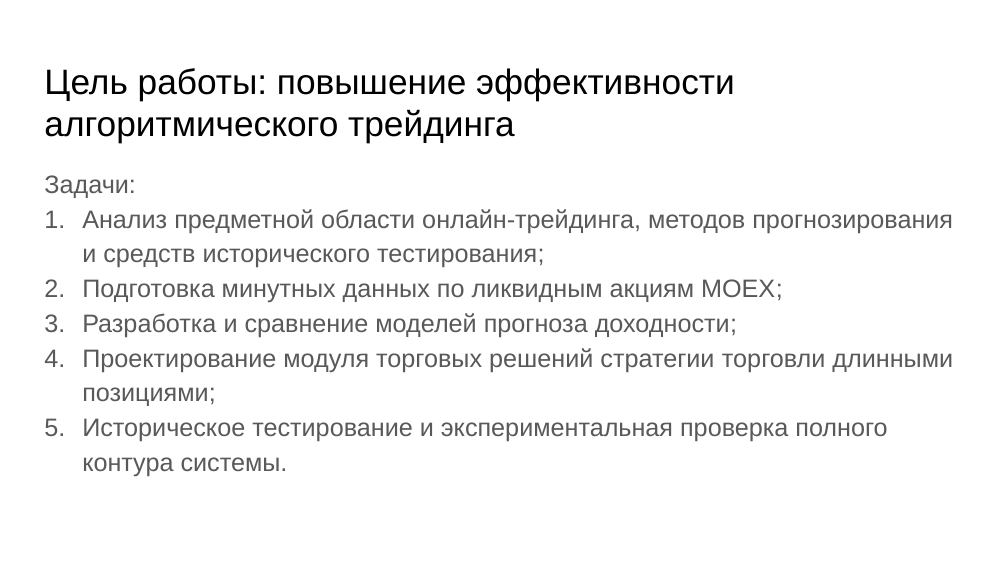
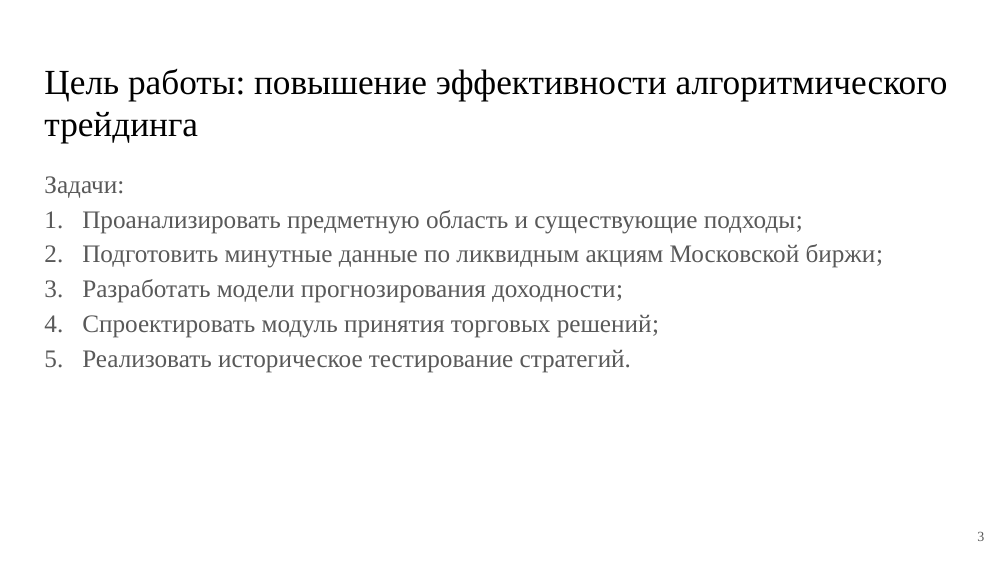
Before and after one commit to PetrovKirill00/BKP, a slide deck: slide 3 of Презентация.pptx. Drawn at 1008x567 pixels with LibreOffice and Linux fonts; fonts in the diff are those of the drawing. Boxes give left, top, right and bottom in pixels: in the first picture for what was removed or moved away, otherwise in the second. Text is boxed around its words. In the diff, an @@ line names an element or a change of style, - is before the commit and + after.

```diff
--- a/Презентация.pptx
+++ b/Презентация.pptx
@@ title "Цель работы: повышение эффективности алгоритмического ..." at (x1=44, y1=68, x2=948, y2=143): font Arial to Times New Roman @@
@@ text at (x1=44, y1=176, x2=124, y2=198): font Arial to Times New Roman in "Задачи:" @@
@@ text at (x1=82, y1=210, x2=883, y2=373): text changed; font Arial to Times New Roman @@
-1. Анализ предметной области онлайн-трейдинга, методов прогнозирования и средств исторического тестирования;
-2. Подготовка минутных данных по ликвидным акциям MOEX;
-3. Разработка и сравнение моделей прогноза доходности;
-4. Проектирование модуля торговых решений стратегии торговли длинными позициями;
-5. Историческое тестирование и экспериментальная проверка полного контура системы.
+1. Проанализировать предметную область и существующие подходы;
+2. Подготовить минутные данные по ликвидным акциям Московской биржи;
+3. Разработать модели прогнозирования доходности;
+4. Спроектировать модуль принятия торговых решений;
+5. Реализовать историческое тестирование стратегий.
@@ page number added at (x1=977, y1=532, x2=984, y2=541), 10 pt, text #595959 @@
+3
```
Also in this commit, not shown: 4 other slides changed, 7 slides added, 5 slides removed, 24 other files.
